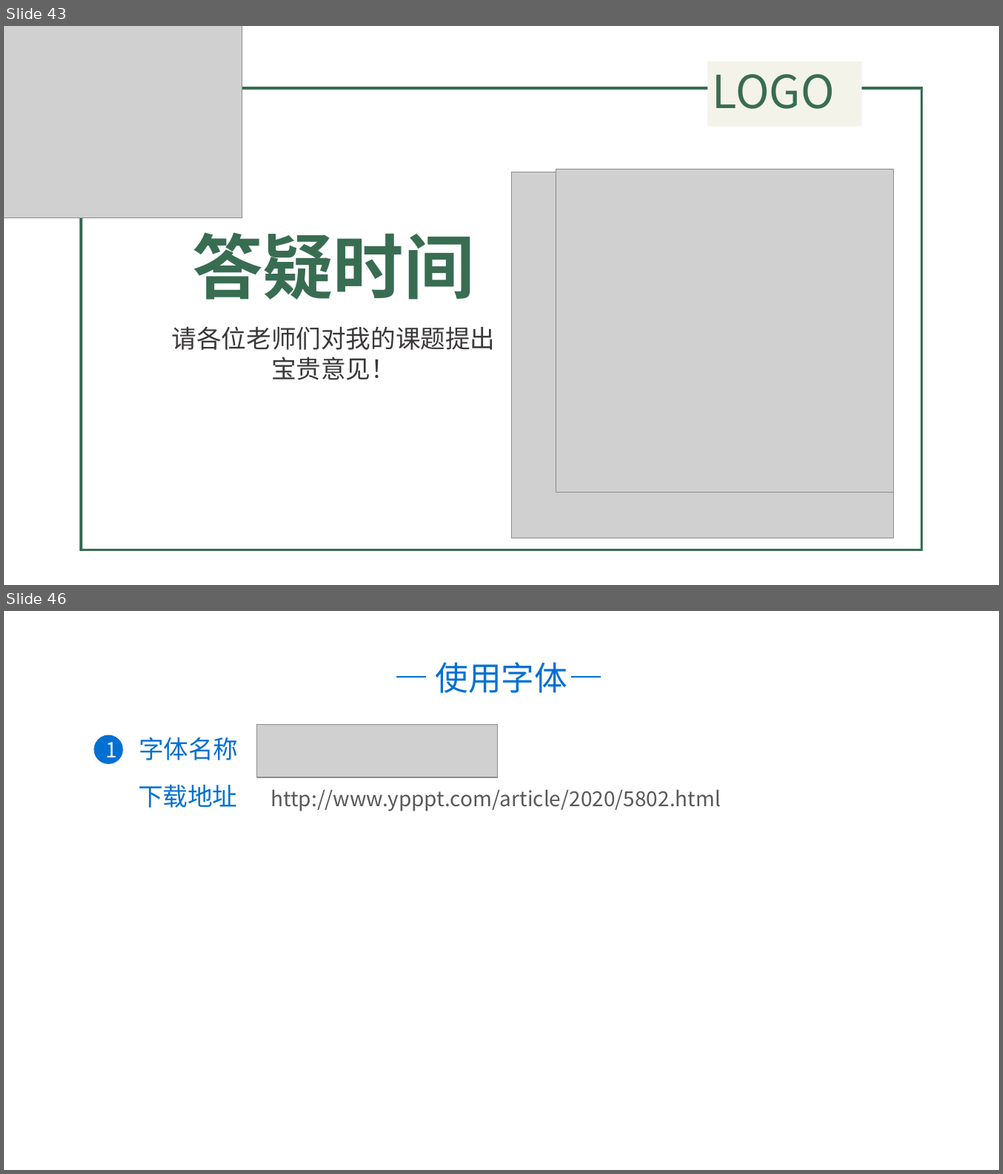
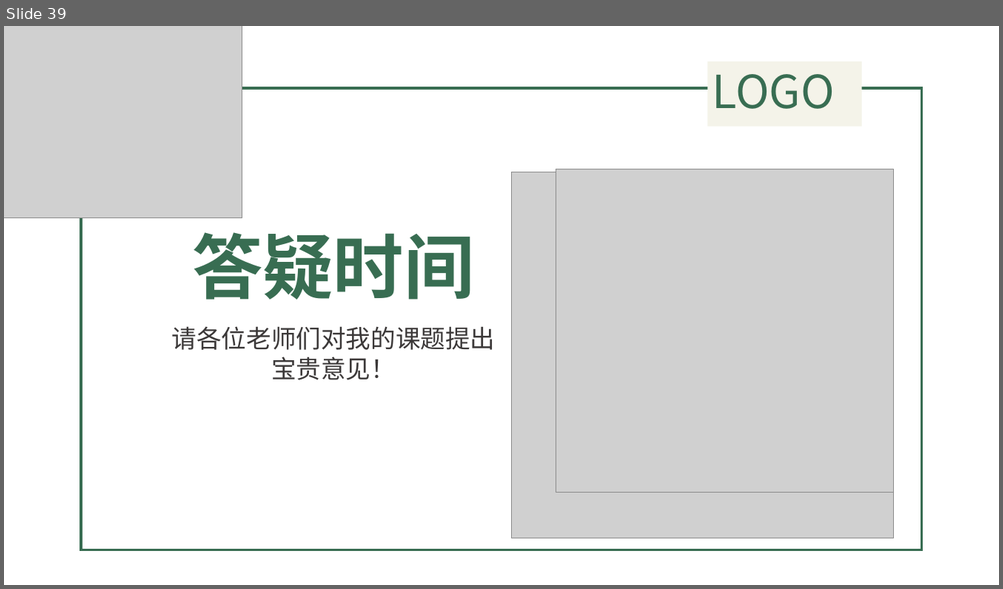
Before and after one commit to QuanQuan6/copy2, a slide deck: 遗传算法.pptx. Shown one above the other, each under a label of ours: slides 43 and 46 before the commit, slide 39 after it; the slides between them are not shown. The pictures are 1003x1174 and 1003x589 pixels, drawn with LibreOffice and Linux fonts; fonts in the diff are those of the drawing; grey boxes stand for pictures; background and template pictures are left out. Boxes give left, top, right and bottom in pixels: in the first picture for what was removed or moved away, otherwise in the second. Text is boxed around its words. In the diff, an @@ line names an element or a change of style, - is before the commit and + after.

```diff
--- a/遗传算法.pptx
+++ b/遗传算法.pptx
@@ slide 46 removed at box(4, 611, 999, 1170), background #FFFFFF @@
@@ line removed from (396, 677) to (426, 677) @@
@@ text removed at box(435, 662, 567, 693) @@
-使用字体
@@ line removed from (571, 677) to (600, 677) @@
@@ ellipse removed at box(94, 735, 122, 764) @@
-1
@@ text removed at box(139, 737, 238, 760) @@
-字体名称
@@ picture removed at box(257, 725, 498, 778) @@
@@ text removed at box(138, 784, 237, 808) @@
-下载地址
@@ text removed at box(270, 789, 720, 812) @@
-http://www.ypppt.com/article/2020/5802.html
@@ what was slide 43 is now slide 39 @@
```
Also in this commit, not shown: 4 slides changed, 6 slides added, 12 other slides removed, 3 other files.
